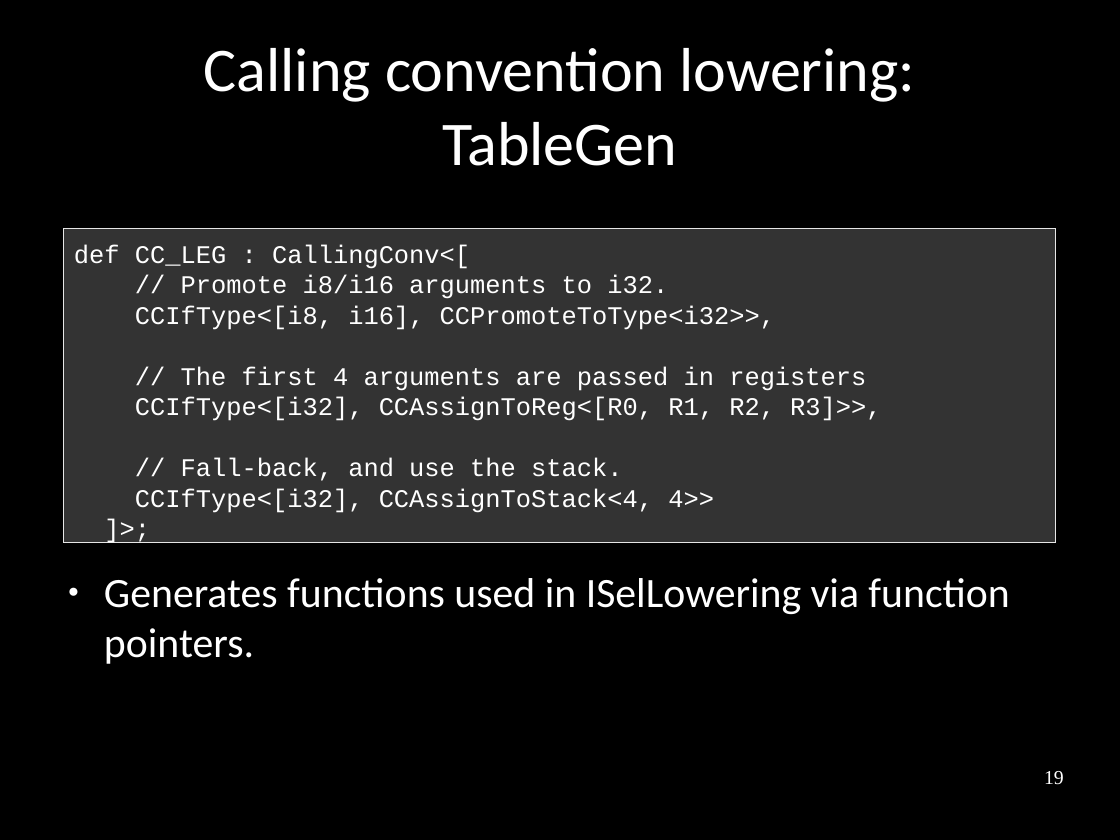
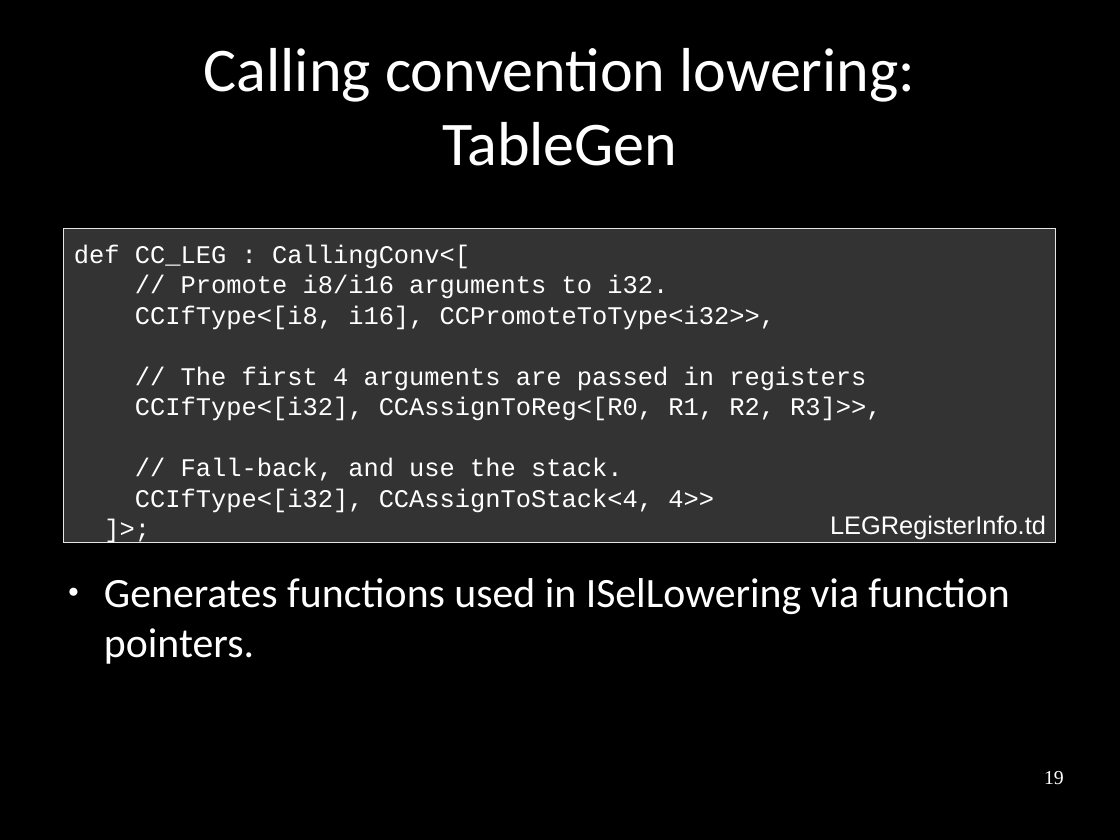
Before and after one commit to frasercrmck/llvm-leg, a slide deck: slide 19 of docs/Codeplay/Slides.odp. Drawn at 1120x840 pixels with LibreOffice and Linux fonts; fonts in the diff are those of the drawing. Boxes give left, top, right and bottom in pixels: in the first picture for what was removed or moved away, otherwise in the second. Text is boxed around its words. In the diff, an @@ line names an element or a change of style, - is before the commit and + after.

```diff
--- a/docs/Codeplay/Slides.odp
+++ b/docs/Codeplay/Slides.odp
@@ text added at [830,515,1046,539], 18 pt, text #FFFFFF @@
+LEGRegisterInfo.td
```
Also in this commit, not shown: 23 other slides changed.
